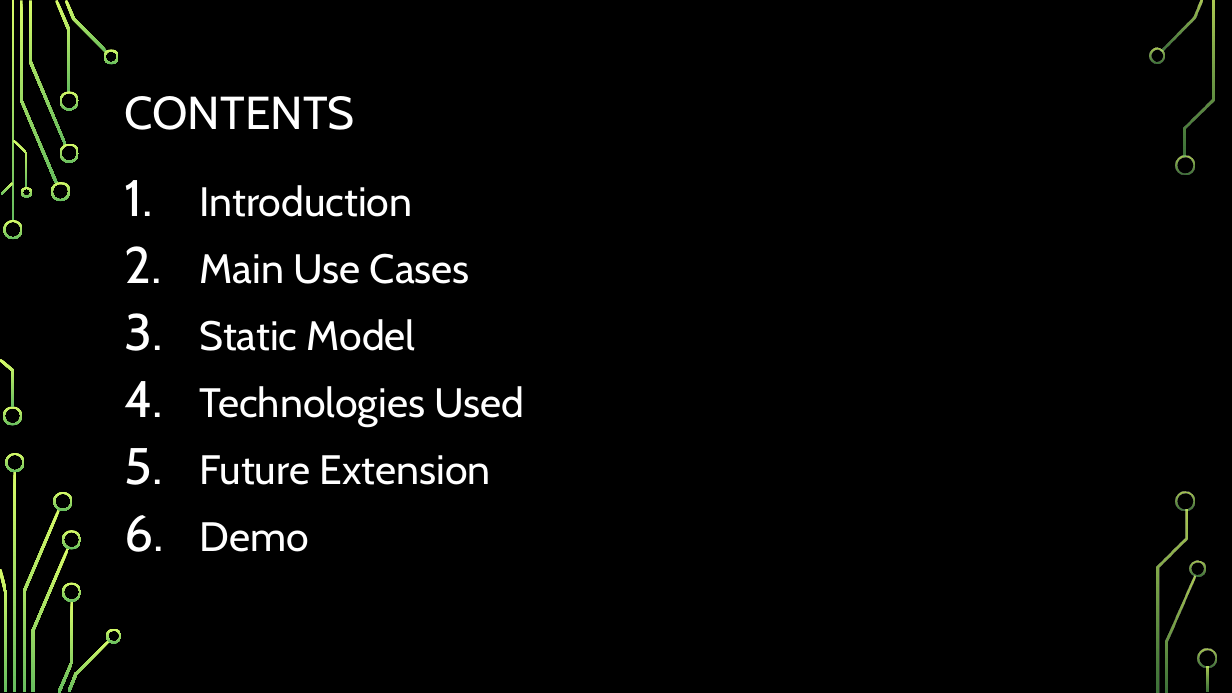
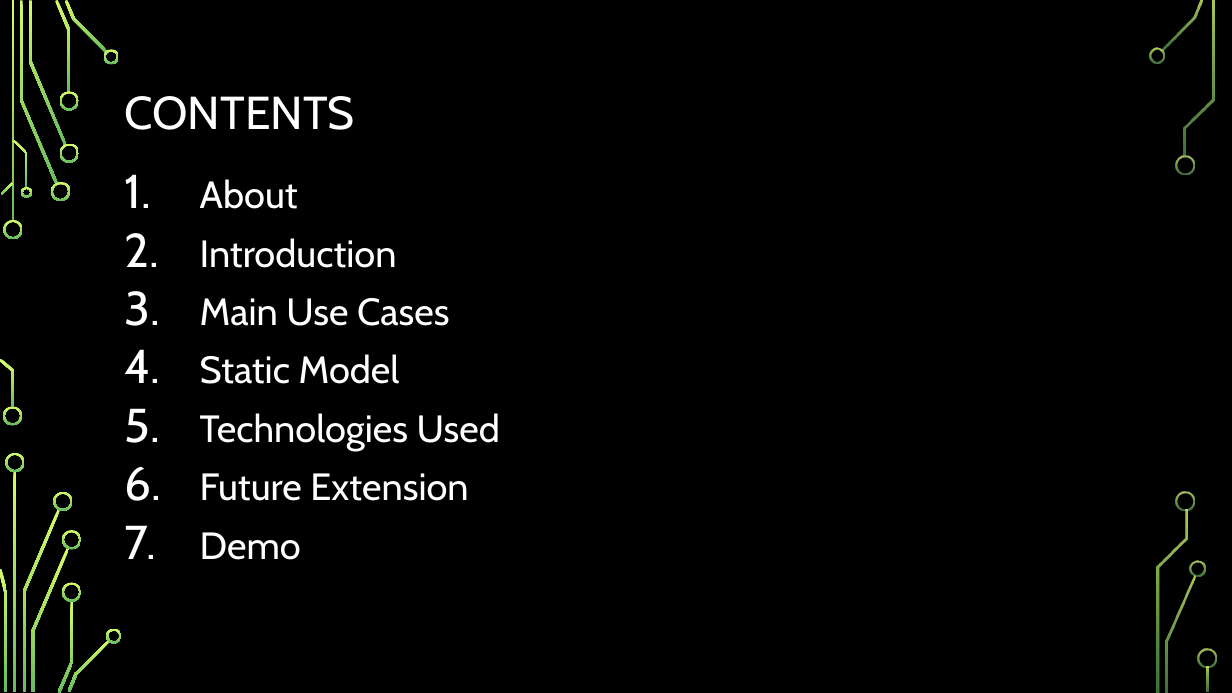
Before and after one commit to nbbon/fms, a slide deck: slide 2 of document/Saigonese-Flight-Management-System.pptx. Drawn at 1232x693 pixels with LibreOffice and Linux fonts; fonts in the diff are those of the drawing; background and template pictures are left out. Boxes give left, top, right and bottom in pixels: in the first picture for what was removed or moved away, otherwise in the second. Text is boxed around its words. In the diff, an @@ line names an element or a change of style, - is before the commit and + after.

```diff
--- a/document/Saigonese-Flight-Management-System.pptx
+++ b/document/Saigonese-Flight-Management-System.pptx
@@ text at <box>200,179,298,209</box>: paragraph added @@
+1. About
@@ text at <box>200,238,500,560</box>: size 32 to 29.6 pt; line spacing 1.1 to 1 @@
```
Also in this commit, not shown: 4 other slides changed, 1 slide added, 1 other file.
